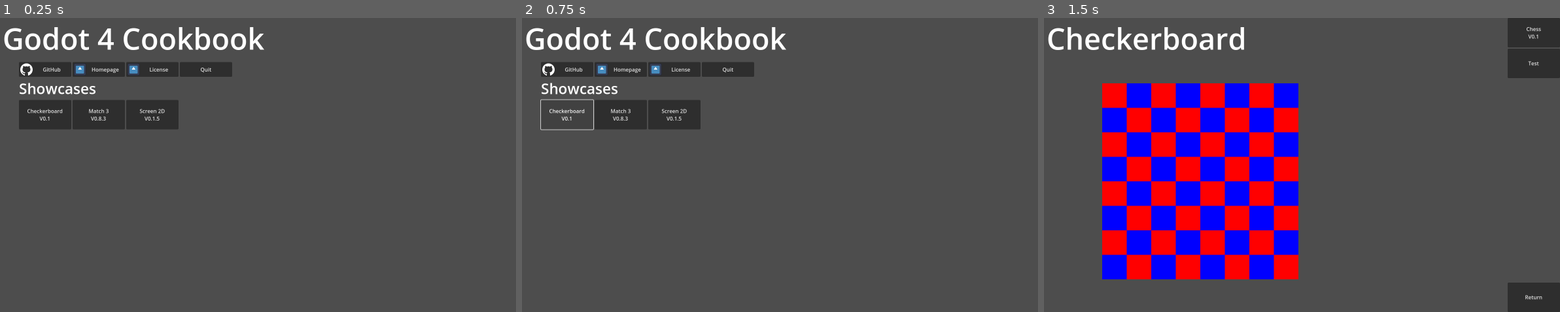
Above: before the commit, frames 1-3 (left to right).
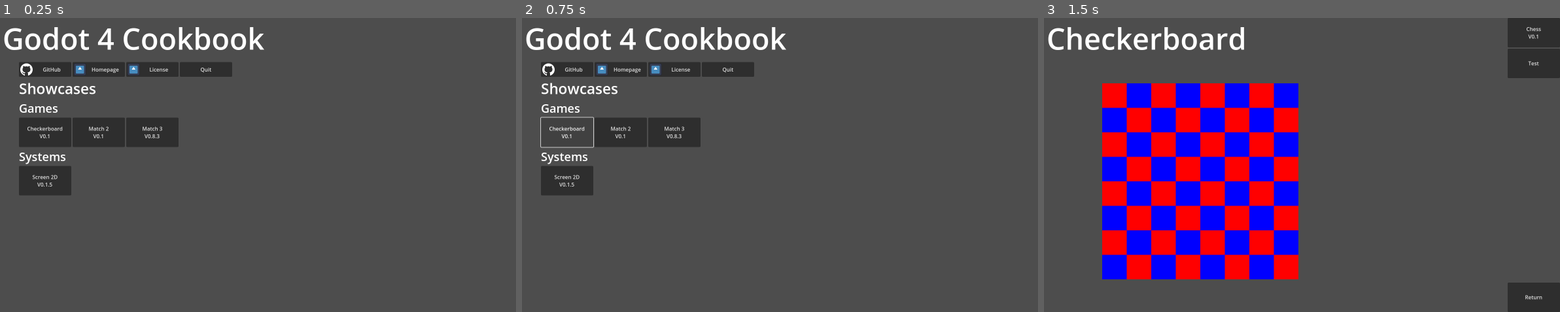
Above: after the commit, the same moments.

Repository: Thorpas/Godot-4-Cookbook
Game: Godot game, scene res://system/StartScreen.tscn
Two runs of this game, one before a commit and one after it. Both use one fixed random seed, a clock stepped at 60 frames per second and the inputs below. The engine's default icon, where the game draws it, is replaced by a stand-in: a white triangle on a blue panel in a dark square.
Inputs (mouse positions are in pixels of both pictures, inside the frame that each line leads up to):
- Up to frame 1 (0.25 s): no input
- Up to frame 2 (0.75 s): click "Checkerboard V0.1" at 0.5 s
- Up to frame 3 (1.5 s): click (1116, 94) at 1.25 s

The runs differ from the first frame. In frame 1, 4.7% of the frame differs, in the area x 3-35%, y 28-61%; in frame 2, 3.9%; in frame 3, nothing differs.
Error in both runs: Invalid type in function '_on_chess_tile_selected' in base 'Node2D (CheckerboardGame)'. Cannot convert argument 1 from int to Object. (res://system/showcases/c…

Commit message:
Create Match 2 V0.1

Diff:
--- a/system/StartScreen.gd
+++ b/system/StartScreen.gd
@@ -7,15 +7,6 @@
 	await transition_from_color(Color.BLACK, 0.6)
 
 ## Interface
-func _on_checkerboard_button_up():
-	await transition_into_color(Color.BLACK, 0.5)
-	get_tree().change_scene_to_packed(load("res://system/showcases/checkerboard/CheckerboardShowcaseScreen.tscn"))
-func _on_match_3_button_up():
-	await transition_into_color(Color.BLACK, 0.5)
-	get_tree().change_scene_to_packed(load("res://system/showcases/match3/Match3ShowcaseScreen.tscn"))
-func _on_screen_2D_button_up():
-	await transition_into_color(Color.BLACK, 0.5)
-	get_tree().change_scene_to_packed(load("res://system/showcases/screen2D/Screen2DShowcaseScreen.tscn"))
 ### GitHub
 func _on_git_hub_button_up():
 	OS.shell_open("https://github.com/Thorpas/Godot-4-Cookbook")
@@ -28,3 +19,17 @@
 func _on_quit_button_up():
 	await transition_into_color(Color.BLACK, 0.5)
 	get_tree().quit()
+### Game Showcases
+func _on_checkerboard_button_up():
+	await transition_into_color(Color.BLACK, 0.5)
+	get_tree().change_scene_to_packed(load("res://system/showcases/checkerboard/CheckerboardShowcaseScreen.tscn"))
+func _on_match_2_button_up():
+	await transition_into_color(Color.BLACK, 0.5)
+	get_tree().change_scene_to_packed(load("res://system/showcases/match2/Match2ShowcaseScreen.tscn"))
+func _on_match_3_button_up():
+	await transition_into_color(Color.BLACK, 0.5)
+	get_tree().change_scene_to_packed(load("res://system/showcases/match3/Match3ShowcaseScreen.tscn"))
+### System Showcases
+func _on_screen_2D_button_up():
+	await transition_into_color(Color.BLACK, 0.5)
+	get_tree().change_scene_to_packed(load("res://system/showcases/screen2D/Screen2DShowcaseScreen.tscn"))
--- a/system/StartScreen.tscn
+++ b/system/StartScreen.tscn
@@ -58,7 +58,7 @@
 size_flags_vertical = 3
 text = "Quit"
 
-[node name="RichTextLabel" type="RichTextLabel" parent="Interface/VBox" index="1"]
+[node name="ShowcasesLabel" type="RichTextLabel" parent="Interface/VBox" index="1"]
 custom_minimum_size = Vector2(1440, 63)
 layout_mode = 2
 size_flags_vertical = 8
@@ -66,25 +66,49 @@
 text = "[font_size=45]Showcases"
 fit_content = true
 
-[node name="Showcases" type="GridContainer" parent="Interface/VBox" index="2"]
+[node name="GamesLabel" type="RichTextLabel" parent="Interface/VBox" index="2"]
+custom_minimum_size = Vector2(160, 0)
+layout_mode = 2
+bbcode_enabled = true
+text = "[font_size=36]Games"
+fit_content = true
+
+[node name="GamesGrid" type="GridContainer" parent="Interface/VBox" index="3"]
 custom_minimum_size = Vector2(1440, 90)
 layout_mode = 2
-size_flags_vertical = 3
 columns = 9
 
-[node name="Checkerboard" type="Button" parent="Interface/VBox/Showcases" index="0"]
+[node name="Checkerboard" type="Button" parent="Interface/VBox/GamesGrid" index="0"]
 custom_minimum_size = Vector2(160, 90)
 layout_mode = 2
 text = "Checkerboard
 V0.1"
 
-[node name="Match3" type="Button" parent="Interface/VBox/Showcases" index="1"]
+[node name="Match2" type="Button" parent="Interface/VBox/GamesGrid" index="1"]
+custom_minimum_size = Vector2(160, 90)
+layout_mode = 2
+text = "Match 2
+V0.1"
+
+[node name="Match3" type="Button" parent="Interface/VBox/GamesGrid" index="2"]
 custom_minimum_size = Vector2(160, 90)
 layout_mode = 2
 text = "Match 3
 V0.8.3"
 
-[node name="Screen2D" type="Button" parent="Interface/VBox/Showcases" index="2"]
+[node name="SystemLabel" type="RichTextLabel" parent="Interface/VBox" index="4"]
+custom_minimum_size = Vector2(160, 0)
+layout_mode = 2
+bbcode_enabled = true
+text = "[font_size=36]Systems"
+fit_content = true
+
+[node name="SystemGrid" type="GridContainer" parent="Interface/VBox" index="5"]
+custom_minimum_size = Vector2(1440, 90)
+layout_mode = 2
+columns = 9
+
+[node name="Screen2D" type="Button" parent="Interface/VBox/SystemGrid" index="0"]
 custom_minimum_size = Vector2(160, 90)
 layout_mode = 2
 text = "Screen 2D
@@ -97,6 +121,7 @@
 [connection signal="button_up" from="Interface/VBox/HBoxContainer/Godot" to="." method="_on_godot_button_up"]
 [connection signal="button_up" from="Interface/VBox/HBoxContainer/License" to="." method="_on_license_button_up"]
 [connection signal="button_up" from="Interface/VBox/HBoxContainer/Quit" to="." method="_on_quit_button_up"]
-[connection signal="button_up" from="Interface/VBox/Showcases/Checkerboard" to="." method="_on_checkerboard_button_up"]
-[connection signal="button_up" from="Interface/VBox/Showcases/Match3" to="." method="_on_match_3_button_up"]
-[connection signal="button_up" from="Interface/VBox/Showcases/Screen2D" to="." method="_on_screen_2D_button_up"]
+[connection signal="button_up" from="Interface/VBox/GamesGrid/Checkerboard" to="." method="_on_checkerboard_button_up"]
+[connection signal="button_up" from="Interface/VBox/GamesGrid/Match2" to="." method="_on_match_2_button_up"]
+[connection signal="button_up" from="Interface/VBox/GamesGrid/Match3" to="." method="_on_match_3_button_up"]
+[connection signal="button_up" from="Interface/VBox/SystemGrid/Screen2D" to="." method="_on_screen_2D_button_up"]
--- /dev/null
+++ b/system/showcases/match2/Match2Game.gd
@@ -0,0 +1,79 @@
+extends Node2D
+class_name Match2Game
+
+signal flips_increased
+
+@export var columns:int
+var _flips:int = 0
+var _cardSelected:Match2Card = null
+
+func initialize_match_2_game(cards:Array):
+	_flips = 0
+	emit_signal("flips_increased")
+	$Cards.set_columns(columns)
+	_cardSelected = null
+	for _card in $Cards.get_children():
+		$Cards.remove_child(_card)
+	for _card in cards:
+		$Cards.add_child(_card)
+		_card.card_selected.connect(on_card_selected)
+func create_randomized_cards(faces:Dictionary, back:Texture2D)->Array:
+	var _cards:Array = []
+	var _randomized:Array = []
+	for _key in faces:
+		_cards.append(create_match_2_card(_key, faces[_key], back))
+		_cards.append(create_match_2_card(_key, faces[_key], back))
+	while _cards.size() > 0:
+		var _card:Match2Card = _cards.pick_random()
+		_randomized.append(_card)
+		_cards.erase(_card)
+	return _randomized
+func start_game(timer:float):
+	await _reveal_cards()
+	$Timer.start(timer)
+	await $Timer.timeout
+	await _hide_cards()
+func create_match_2_card(key:StringName, face:Texture2D, back:Texture2D)->Match2Card:
+	var _card:Match2Card = load("res://system/showcases/match2/card/Match2Card.tscn").instantiate()
+	_card.initialize_match_2_card(key, face, back)
+	return _card
+
+## Cards
+func on_card_selected(card):
+	_flips += 1
+	emit_signal("flips_increased")
+	if _cardSelected == null:
+		_cardSelected = card
+		_cardSelected.show_face()
+	else:
+		if _cardSelected == card:
+			_cardSelected.hide_face()
+			_cardSelected = null
+		elif _cardSelected.check_match(card):
+			_cardSelected.on_card_matched()
+			_cardSelected = null
+			card.show_face()
+			card.on_card_matched()
+		else:
+			card.show_face()
+			await disable_cards()
+			$Timer.start(1.5)
+			await $Timer.timeout
+			await enable_cards()
+			card.hide_face()
+			_cardSelected.hide_face()
+			_cardSelected = null
+func disable_cards():
+	for _card in $Cards.get_children():
+		_card.disable_card()
+func enable_cards():
+	for _card in $Cards.get_children():
+		_card.enable_card()
+func _reveal_cards():
+	for _card in $Cards.get_children():
+		_card.show_face()
+		_card.set_disabled(true)
+func _hide_cards():
+	for _card in $Cards.get_children():
+		_card.hide_face()
+		_card.set_disabled(false)
--- /dev/null
+++ b/system/showcases/match2/Match2Game.tscn
@@ -0,0 +1,14 @@
+[gd_scene load_steps=2 format=3 uid="uid://cg6uegyr3gjtx"]
+
+[ext_resource type="Script" path="res://system/showcases/match2/Match2Game.gd" id="1_82eot"]
+
+[node name="Match2Game" type="Node2D"]
+script = ExtResource("1_82eot")
+
+[node name="Timer" type="Timer" parent="."]
+one_shot = true
+
+[node name="Cards" type="GridContainer" parent="."]
+offset_right = 40.0
+offset_bottom = 40.0
+columns = 4
--- /dev/null
+++ b/system/showcases/match2/Match2ShowcaseScreen.gd
@@ -0,0 +1,48 @@
+extends ShowcaseScreen
+
+# Functions
+
+## Interface
+func _on_random_16_button_up():
+	await transition_into_color(Color.BLACK, 0.5)
+	var _faces:Dictionary = {
+		&"Black": load("res://data/images/black_square.png"),
+		&"Blue": load("res://data/images/blue_square.png"),
+		&"Green": load("res://data/images/green_square.png"),
+		&"Orange": load("res://data/images/orange_square.png"),
+		&"Purple": load("res://data/images/purple_square.png"),
+		&"Red": load("res://data/images/red_square.png"),
+		&"White": load("res://data/images/white_square.png"),
+		&"Yellow": load("res://data/images/yellow_square.png"),
+	}
+	$Match2Game.initialize_match_2_game($Match2Game.create_randomized_cards(_faces, load("res://data/images/icon.svg")))
+	$Interface/Start.set_disabled(false)
+	await transition_from_color(Color.BLACK, 0.5)
+func _on_fixed_16_v1_button_up():
+	await transition_into_color(Color.BLACK, 0.5)
+	var _cards:Array = [
+		$Match2Game.create_match_2_card(&"Black", load("res://data/images/black_square.png"), load("res://data/images/icon.svg")),
+		$Match2Game.create_match_2_card(&"Black", load("res://data/images/black_square.png"), load("res://data/images/icon.svg")),
+		$Match2Game.create_match_2_card(&"Blue", load("res://data/images/blue_square.png"), load("res://data/images/icon.svg")),
+		$Match2Game.create_match_2_card(&"Blue", load("res://data/images/blue_square.png"), load("res://data/images/icon.svg")),
+		$Match2Game.create_match_2_card(&"Green", load("res://data/images/green_square.png"), load("res://data/images/icon.svg")),
+		$Match2Game.create_match_2_card(&"Green", load("res://data/images/green_square.png"), load("res://data/images/icon.svg")),
+		$Match2Game.create_match_2_card(&"Orange", load("res://data/images/orange_square.png"), load("res://data/images/icon.svg")),
+		$Match2Game.create_match_2_card(&"Orange", load("res://data/images/orange_square.png"), load("res://data/images/icon.svg")),
+		$Match2Game.create_match_2_card(&"Purple", load("res://data/images/purple_square.png"), load("res://data/images/icon.svg")),
+		$Match2Game.create_match_2_card(&"Purple", load("res://data/images/purple_square.png"), load("res://data/images/icon.svg")),
+		$Match2Game.create_match_2_card(&"Red", load("res://data/images/red_square.png"), load("res://data/images/icon.svg")),
+		$Match2Game.create_match_2_card(&"Red", load("res://data/images/red_square.png"), load("res://data/images/icon.svg")),
+		$Match2Game.create_match_2_card(&"White", load("res://data/images/white_square.png"), load("res://data/images/icon.svg")),
+		$Match2Game.create_match_2_card(&"White", load("res://data/images/white_square.png"), load("res://data/images/icon.svg")),
+		$Match2Game.create_match_2_card(&"Yellow", load("res://data/images/yellow_square.png"), load("res://data/images/icon.svg")),
+		$Match2Game.create_match_2_card(&"Yellow", load("res://data/images/yellow_square.png"), load("res://data/images/icon.svg")),
+	]
+	$Match2Game.initialize_match_2_game(_cards)
+	$Interface/Start.set_disabled(false)
+	await transition_from_color(Color.BLACK, 0.5)
+func _on_start_button_up():
+	$Match2Game.start_game(3)
+	$Interface/Start.set_disabled(true)
+func _on_match_2_game_flips_increased():
+	$Turns.set_text("[center][font_size=27]Turns: " + str($Match2Game._flips))
--- /dev/null
+++ b/system/showcases/match2/Match2ShowcaseScreen.tscn
@@ -0,0 +1,53 @@
+[gd_scene load_steps=4 format=3 uid="uid://ka77the1ybtn"]
+
+[ext_resource type="PackedScene" uid="uid://ose10q3meu8j" path="res://system/ShowcaseScreen.tscn" id="1_ydj3n"]
+[ext_resource type="Script" path="res://system/showcases/match2/Match2ShowcaseScreen.gd" id="2_kst4f"]
+[ext_resource type="PackedScene" uid="uid://cg6uegyr3gjtx" path="res://system/showcases/match2/Match2Game.tscn" id="3_tq0v8"]
+
+[node name="Match2ShowcaseScreen" instance=ExtResource("1_ydj3n")]
+script = ExtResource("2_kst4f")
+
+[node name="Title" parent="." index="0"]
+text = "[font_size=90]Match 2[/font_size]"
+
+[node name="Match2Game" parent="." index="1" instance=ExtResource("3_tq0v8")]
+position = Vector2(200, 135)
+
+[node name="Turns" type="RichTextLabel" parent="." index="2"]
+custom_minimum_size = Vector2(160, 90)
+offset_top = 225.0
+offset_right = 160.0
+offset_bottom = 315.0
+bbcode_enabled = true
+text = "[center][font_size=27]Turns: 0"
+fit_content = true
+
+[node name="Start" type="Button" parent="Interface" index="0"]
+custom_minimum_size = Vector2(160, 90)
+offset_top = 135.0
+offset_right = 160.0
+offset_bottom = 225.0
+disabled = true
+text = "Start Game"
+
+[node name="VBoxContainer" type="VBoxContainer" parent="Interface" index="1"]
+custom_minimum_size = Vector2(160, 810)
+offset_left = 1440.0
+offset_right = 1600.0
+offset_bottom = 810.0
+
+[node name="Random16" type="Button" parent="Interface/VBoxContainer" index="0"]
+custom_minimum_size = Vector2(160, 90)
+layout_mode = 2
+text = "Random 16"
+
+[node name="Fixed16V1" type="Button" parent="Interface/VBoxContainer" index="1"]
+custom_minimum_size = Vector2(160, 90)
+layout_mode = 2
+text = "Fixed 16
+Variation 1"
+
+[connection signal="flips_increased" from="Match2Game" to="." method="_on_match_2_game_flips_increased"]
+[connection signal="button_up" from="Interface/Start" to="." method="_on_start_button_up"]
+[connection signal="button_up" from="Interface/VBoxContainer/Random16" to="." method="_on_random_16_button_up"]
+[connection signal="button_up" from="Interface/VBoxContainer/Fixed16V1" to="." method="_on_fixed_16_v1_button_up"]
--- /dev/null
+++ b/system/showcases/match2/card/Match2Card.gd
@@ -0,0 +1,43 @@
+extends TextureButton
+class_name Match2Card
+
+signal card_selected(card)
+
+# Variables
+var _key:StringName = &"key"
+var _matched:bool = false
+
+# Functions
+
+## Card
+func initialize_match_2_card(key:StringName, face:Texture2D, back:Texture2D):
+	_key = key
+	set_texture_normal(face)
+	$Back.set_texture(back)
+	set_disabled(true)
+	hide_face()
+func check_match(other):
+	return _key == other.get_key()
+func show_face():
+	_hide_back()
+func hide_face():
+	_show_back()
+func on_card_matched():
+	_matched = true
+	set_disabled(true)
+	set_modulate(Color.DARK_GRAY)
+func _on_card_selected():
+	emit_signal("card_selected", self)
+func disable_card():
+	set_disabled(true)
+func enable_card():
+	if not _matched:
+		set_disabled(false)
+### Key
+func get_key()->StringName:
+	return _key
+### Back
+func _hide_back():
+	$Back.set_visible(false)
+func _show_back():
+	$Back.set_visible(true)
--- /dev/null
+++ b/system/showcases/match2/card/Match2Card.tscn
@@ -0,0 +1,20 @@
+[gd_scene load_steps=3 format=3 uid="uid://8snuqwsp0ibt"]
+
+[ext_resource type="Script" path="res://system/showcases/match2/card/Match2Card.gd" id="1_dn87q"]
+[ext_resource type="Texture2D" uid="uid://l7otcw1xd581" path="res://data/images/icon.svg" id="2_2jnsb"]
+
+[node name="Match2Card" type="TextureButton"]
+custom_minimum_size = Vector2(100, 100)
+disabled = true
+script = ExtResource("1_dn87q")
+
+[node name="Back" type="TextureRect" parent="."]
+custom_minimum_size = Vector2(100, 100)
+layout_mode = 0
+offset_right = 40.0
+offset_bottom = 40.0
+mouse_filter = 2
+texture = ExtResource("2_2jnsb")
+expand_mode = 1
+
+[connection signal="button_up" from="." to="." method="_on_card_selected"]
Binary file added: data/images/black_square.png
Not shown, added: data/images/black_square.png.import
Binary file added: data/images/blue_square.png
Not shown, added: data/images/blue_square.png.import
Binary file added: data/images/green_square.png
Not shown, added: data/images/green_square.png.import
Binary file added: data/images/orange_square.png
Not shown, added: data/images/orange_square.png.import
Binary file added: data/images/purple_square.png
Not shown, added: data/images/purple_square.png.import
Binary file added: data/images/red_square.png
Not shown, added: data/images/red_square.png.import
(and 2 more such lines)
